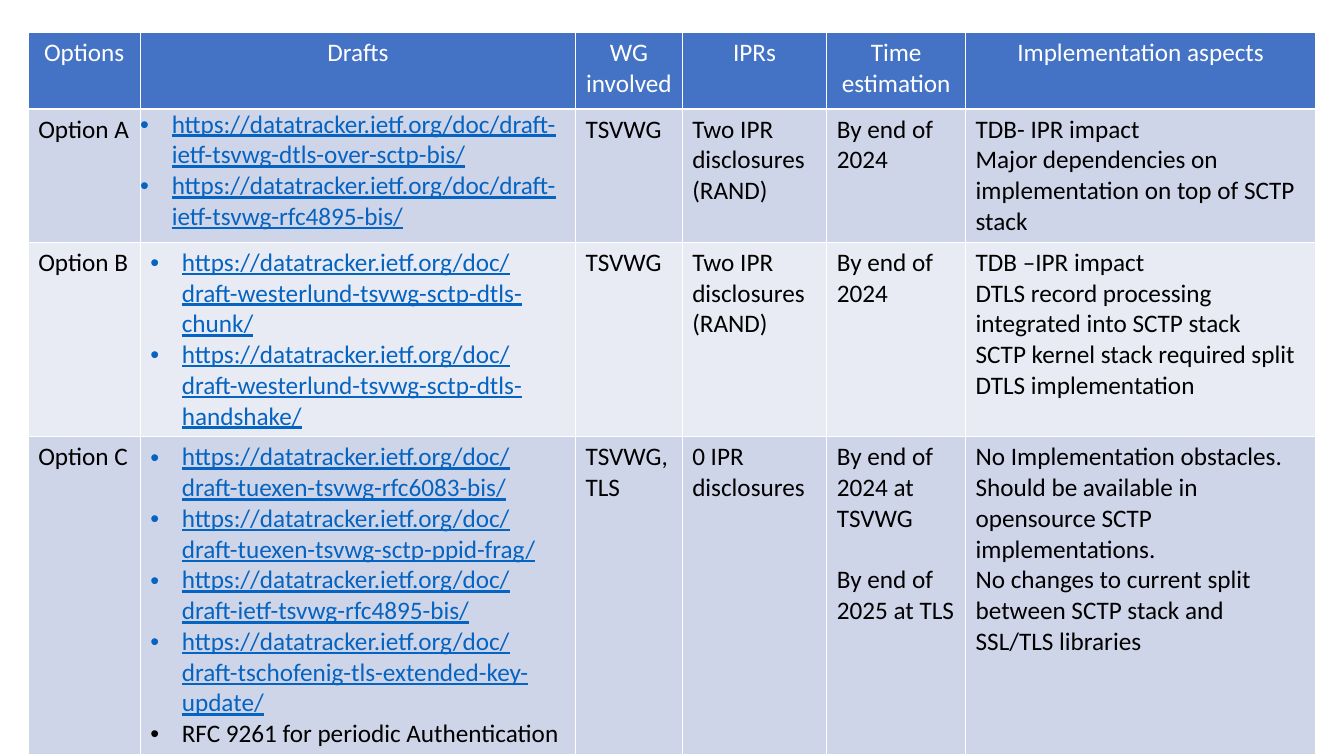
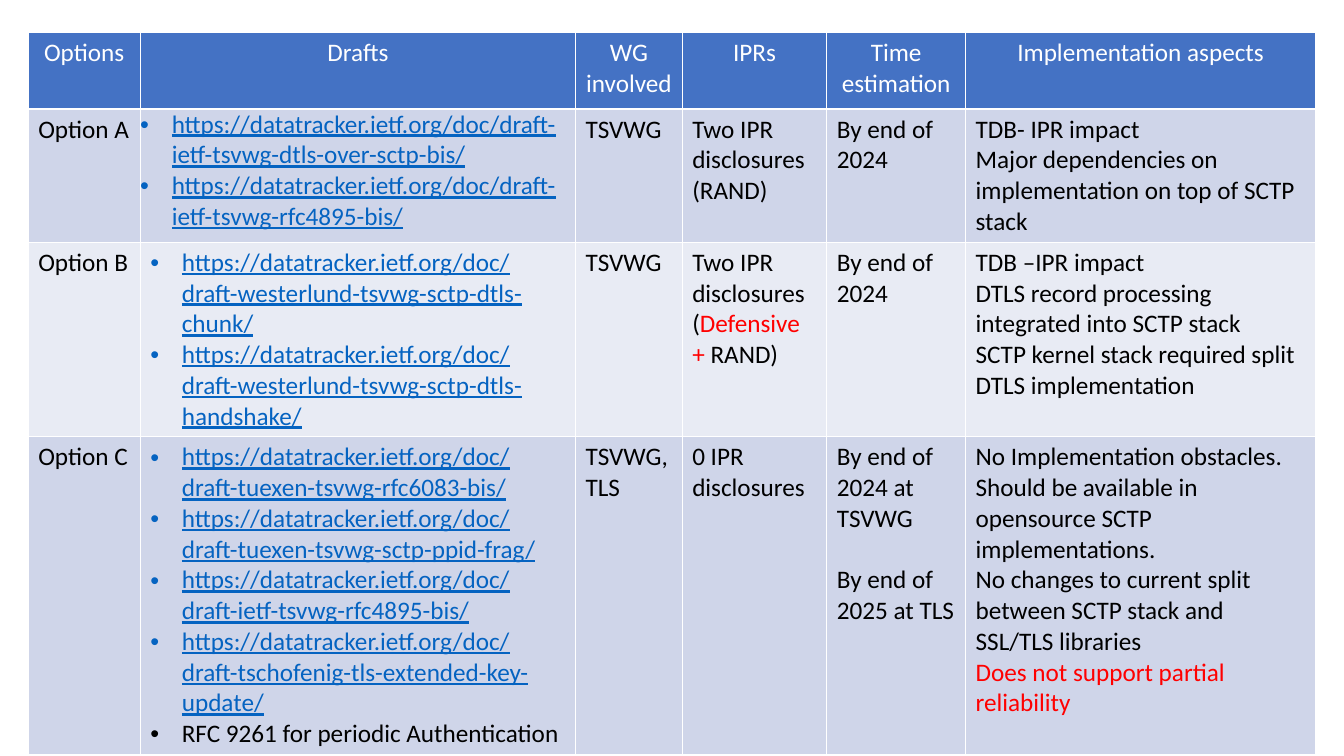
Before and after one commit to sctplab/sctp-dtls-requirements, a slide deck: slide 13 of dtls-for-sctp-design-team-report.pptx. Drawn at 1344x756 pixels with LibreOffice and Linux fonts; fonts in the diff are those of the drawing. Boxes give left, top, right and bottom in pixels: in the first picture for what was removed or moved away, otherwise in the second. Text is boxed around its words. In the diff, an @@ line names an element or a change of style, - is before the commit and + after.

Commit message:
Adding IPR implications, and edits to summary

```diff
--- a/dtls-for-sctp-design-team-report.pptx
+++ b/dtls-for-sctp-design-team-report.pptx
@@ table at bbox=[28, 32, 1316, 750] @@
-row 3, column 4: Two IPR disclosures (RAND)
+row 3, column 4: Two IPR disclosures (Defensive + RAND)
-row 4, column 6: No Implementation obstacles. / Should be available in opensource SCTP implementations. / No changes to current split between SCTP stack and SSL/TLS libraries
+row 4, column 6: No Implementation obstacles. / Should be available in opensource SCTP implementations. / No changes to current split between SCTP stack and SSL/TLS libraries / Does not support partial reliability
```
Also in this commit, not shown: 1 other slide changed.
